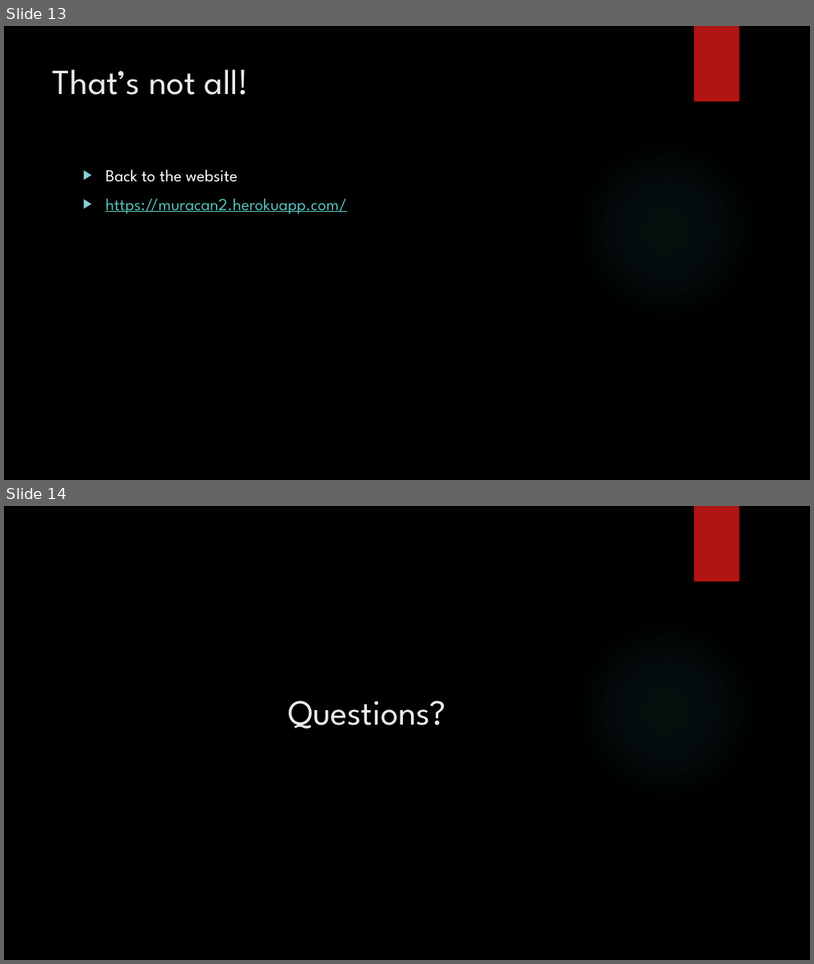
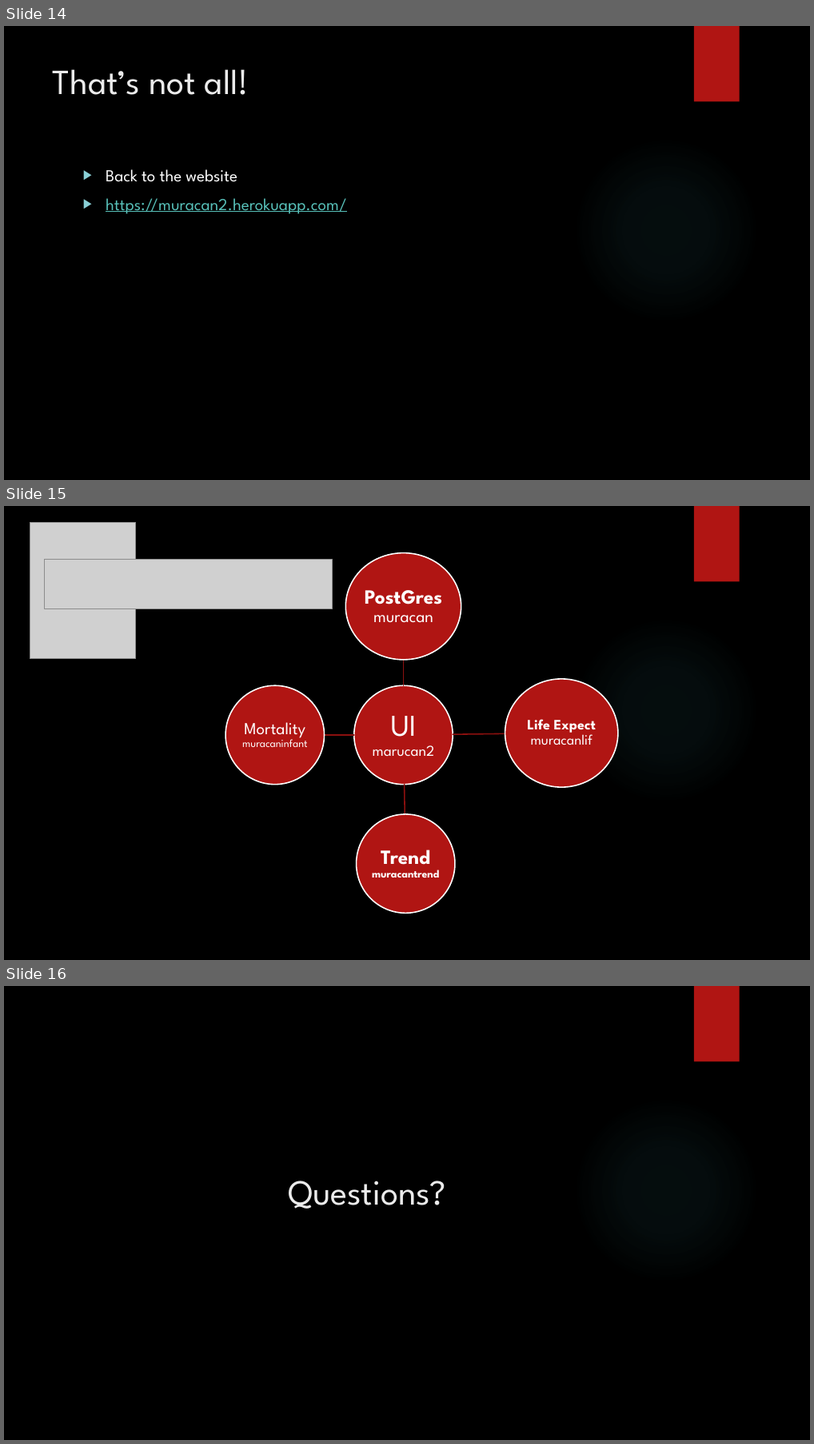
Before and after one commit to ShilpaMuralidhar/Global_Vaccination_Progress, a slide deck: Lisa/World Immunization Progress_2.pptx. Shown one above the other, each under a label of ours: slides 13 and 14 before the commit, slides 14, 15 and 16 after it. The pictures are 814x964 and 814x1444 pixels, drawn with LibreOffice and Linux fonts; fonts in the diff are those of the drawing; grey boxes stand for pictures; background and template pictures are left out. Boxes give left, top, right and bottom in pixels: in the first picture for what was removed or moved away, otherwise in the second. Text is boxed around its words. In the diff, an @@ line names an element or a change of style, - is before the commit and + after.

```diff
--- a/Lisa/World Immunization Progress_2.pptx
+++ b/Lisa/World Immunization Progress_2.pptx
@@ slide 15 added at [4,506,810,960], background picture (left out); not listed: 2 template elements that a slide beside it also shows @@
@@ picture added at [30,522,136,659] @@
@@ picture added at [45,560,332,609] @@
@@ group added at [226,553,618,912]: 5 ellipses, 5 texts, 4 freeform shapes @@
+UI
+marucan2
+PostGres
+muracan
+Life Expect
+muracanlif
+Trend
+muracantrend
+Mortality
+muracaninfant
@@ what was slide 13 is now slide 14 @@
@@ what was slide 14 is now slide 16 @@
```
Also in this commit, not shown: 5 slides changed, 1 other slide added.
